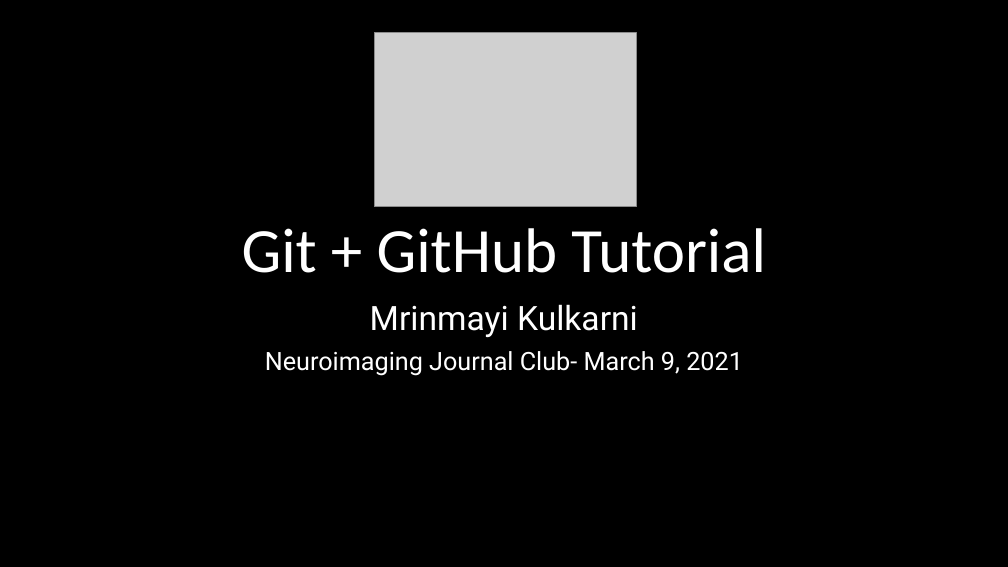
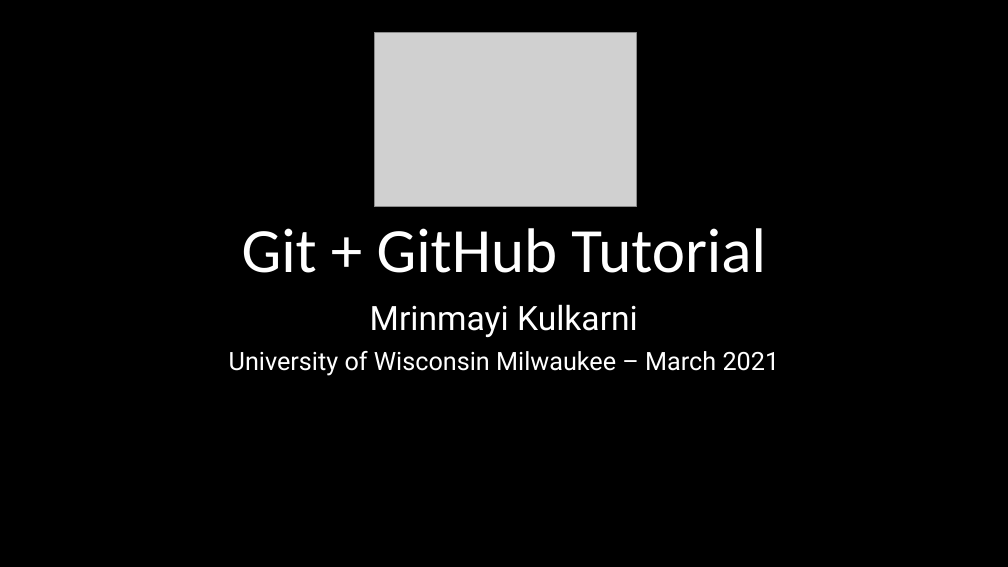
Before and after one commit to mrinmayik/GitHubTutorial, a slide deck: slide 1 of GitHubTutorial_Presentation.pptx. Drawn at 1008x567 pixels with LibreOffice and Linux fonts; fonts in the diff are those of the drawing; grey boxes stand for pictures. Boxes give left, top, right and bottom in pixels: in the first picture for what was removed or moved away, otherwise in the second. Text is boxed around its words. In the diff, an @@ line names an element or a change of style, - is before the commit and + after.

```diff
--- a/GitHubTutorial_Presentation.pptx
+++ b/GitHubTutorial_Presentation.pptx
@@ subtitle at (x1=229, y1=351, x2=780, y2=376): text changed @@
-Neuroimaging Journal Club- March 9, 2021
+University of Wisconsin Milwaukee – March 2021
```
Also in this commit, not shown: 6 slides added, 1 other file.
